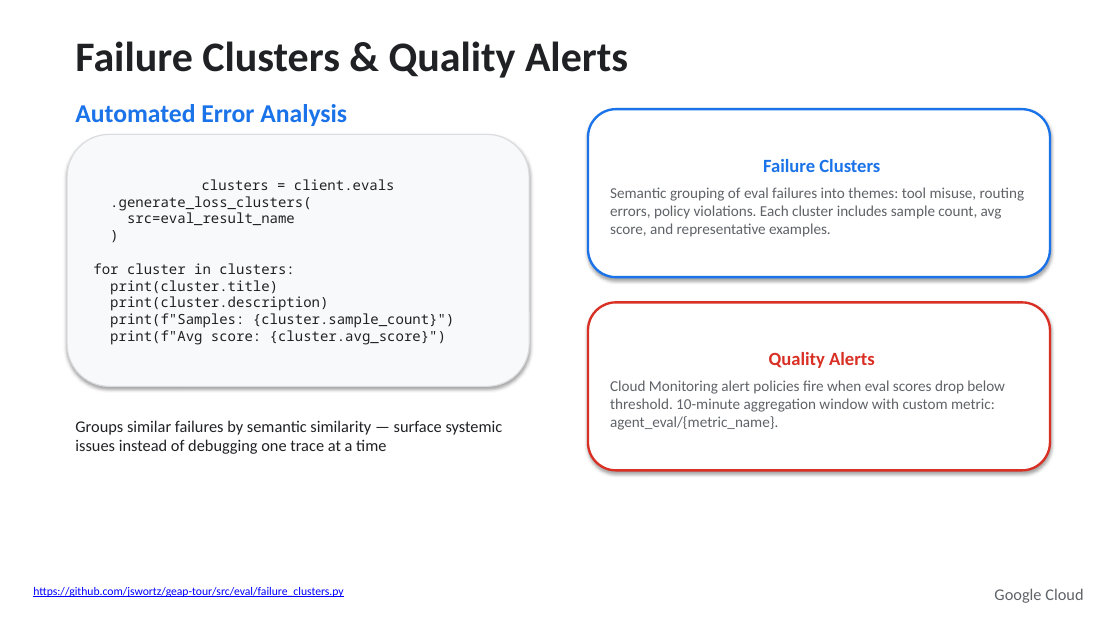
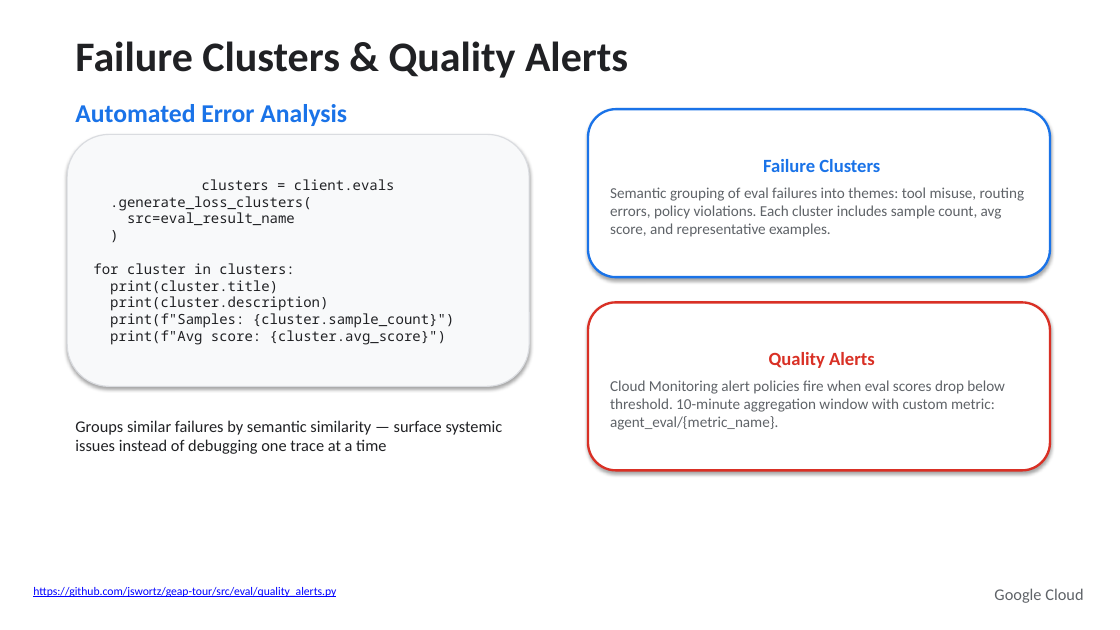
Before and after one commit to jswortz/geap-tour, a slide deck: slide 21 of docs/slides.pptx. Drawn at 1120x630 pixels with LibreOffice and Linux fonts; fonts in the diff are those of the drawing. Boxes give left, top, right and bottom in pixels: in the first picture for what was removed or moved away, otherwise in the second. Text is boxed around its words. In the diff, an @@ line names an element or a change of style, - is before the commit and + after.

```diff
--- a/docs/slides.pptx
+++ b/docs/slides.pptx
@@ text at (33,587,336,597): text changed @@
-https://github.com/jswortz/geap-tour/src/eval/failure_clusters.py
+https://github.com/jswortz/geap-tour/src/eval/quality_alerts.py
```
Also in this commit, not shown: 3 other slides changed, 1 slide added, 5 other files.
